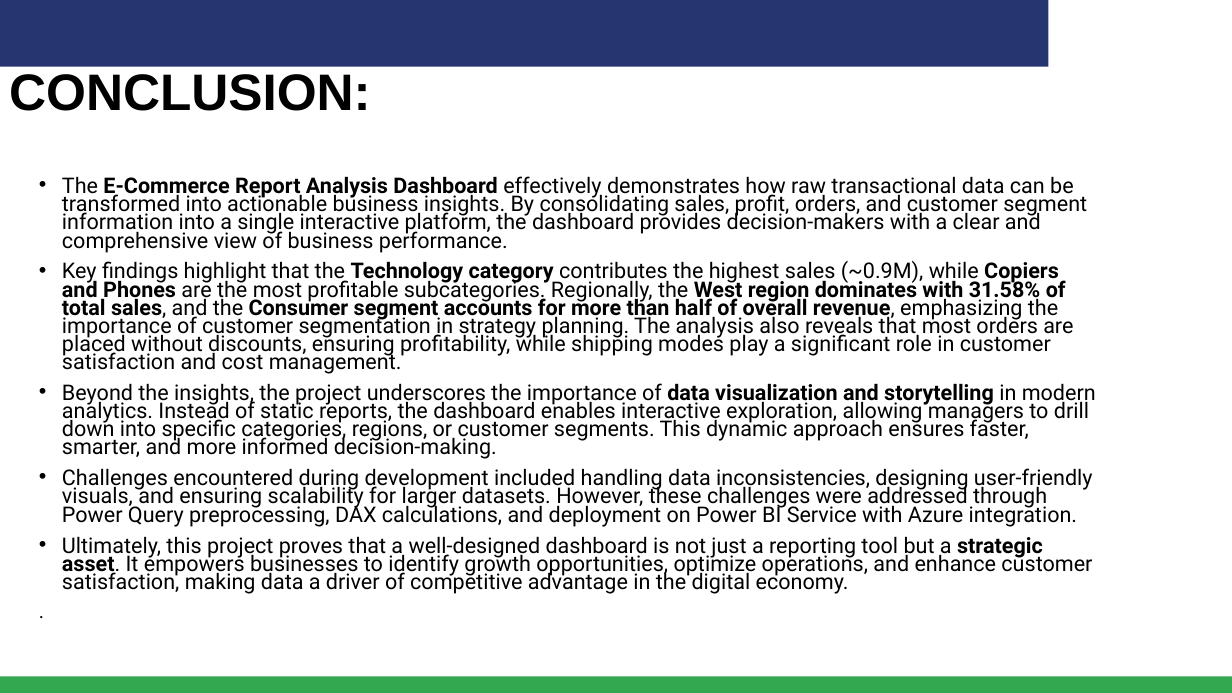
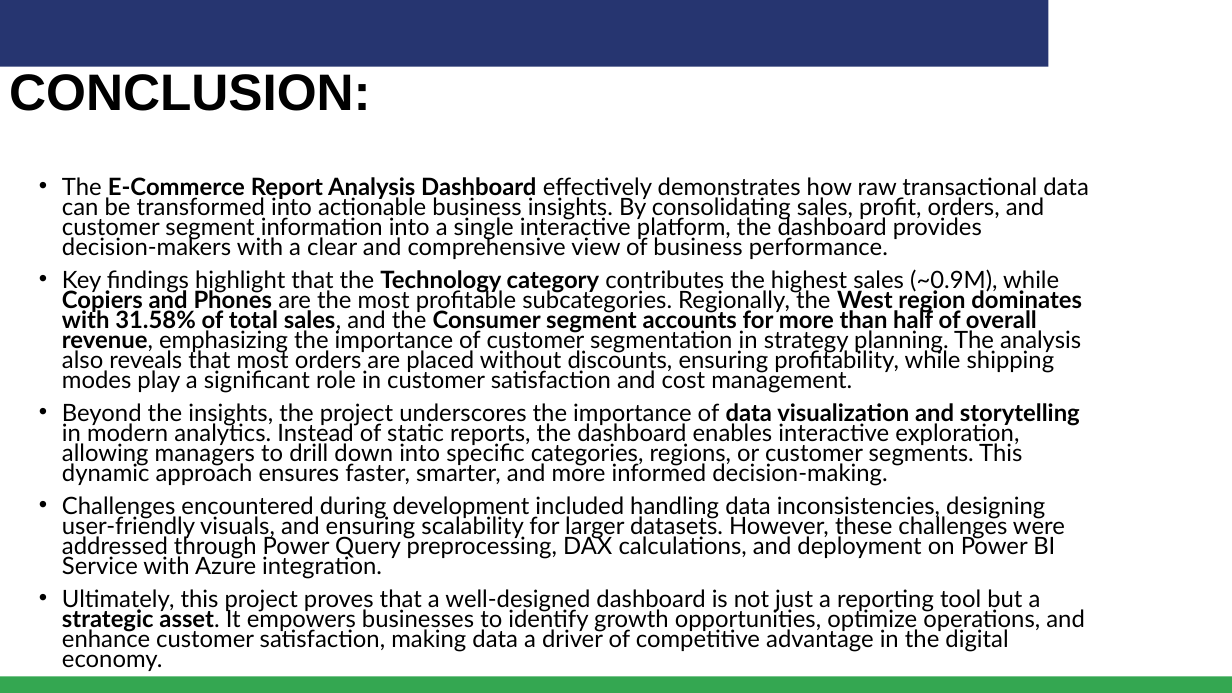
Before and after one commit to samiakhan1697-prog/E-Commerce-Sales-Dashboard-PowerBI, a slide deck: slide 12 of final capstone project.pptx. Drawn at 1232x693 pixels with LibreOffice and Linux fonts; fonts in the diff are those of the drawing; background and template pictures are left out. Boxes give left, top, right and bottom in pixels: in the first picture for what was removed or moved away, otherwise in the second. Text is boxed around its words. In the diff, an @@ line names an element or a change of style, - is before the commit and + after.

```diff
--- a/final capstone project.pptx
+++ b/final capstone project.pptx
@@ text "The E‑Commerce Report Analysis Dashboard ..." at (x1=62, y1=177, x2=1088, y2=671): size 16.8 to 18.6 pt, font Roboto to Lato; size 15.4 to 17.1 pt in "." @@
```
Also in this commit, not shown: 10 other slides changed.
